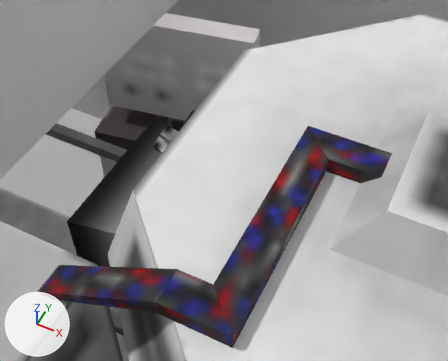
Before and after pictures for a commit that changed the OBJ model assets/eln/model/Transporter/Transporter.obj.
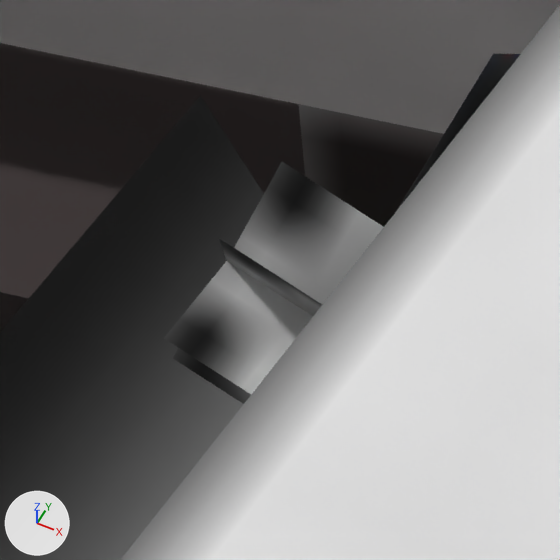
The first picture shows the older version from a 50 mm lens placed at (-0.159, -1.548, 3.108), pointed at (-0.938, 0.009, 1.162). The close-ups show both versions on the part from 29% to 45% of the width and 29% to 48% of the height of that picture; other places that the commit changed are outside them. Every picture has the same lights, and +X, +Y and +Z are marked at lower left. Where no turn or scale is listed for an object, it has been applied to the vertices. Vertices at the same position are counted once.

In view in the first close-up: 'ext_control_Plane.002', 'gyro_Plane.003', 'gyro_alpha_Plane.006', 'main', 'whiteblur'.
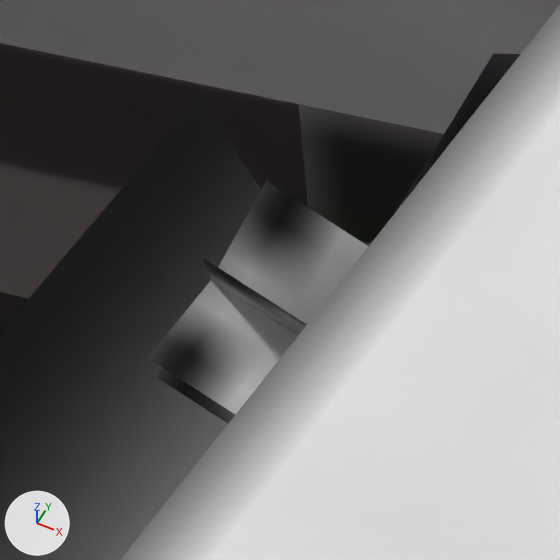
What the commit changed:
me_gyro_plane_003 is used by ob_gyro_plane_003; location (0.0, 0.0, 0.0).
me_gyro_plane_003 had 12 vertices, 6 faces and spanned x -1.263..-1.109, y -0.047..0.078, z 1.189..1.333.
me_gyro_plane_003 now has 12 vertices, 6 faces and spans x -1.263..-1.109, y -0.062..0.063, z 1.189..1.333.
me_gyro_plane_003 part 1: the loose piece of 4 vertices spanning x -1.245..-1.127, y -0.047..0.078, z 1.239..1.282 is moved by (0.0, -0.016, 0.0).
me_gyro_plane_003 part 2: the loose piece of 4 vertices spanning x -1.263..-1.109, y -0.016..0.047, z 1.189..1.333 is moved by (0.0, -0.016, 0.0).
me_gyro_plane_003 part 3: the loose piece of 4 vertices spanning x -1.263..-1.109, y -0.016..0.047, z 1.189..1.333 is rebuilt with 4 vertices and now spans x -1.263..-1.109, y -0.031..0.031, z 1.189..1.333.

Where the change shows, as pixel boxes [x1, y1, x2, y2] in the close-ups (560 x 560 px; the box of a moved part takes in the faces that stretch with it):
'gyro_Plane.003', reshaped
    before: [164, 162, 384, 404]
    after: [148, 181, 368, 423]
part 1 of me_gyro_plane_003, moved or reshaped
    before: [164, 261, 313, 394]
    after: [148, 280, 297, 415]
part 2 of me_gyro_plane_003, moved or reshaped
    before: [219, 238, 322, 316]
    after: [203, 258, 307, 336]
part 3 of me_gyro_plane_003, rebuilt
    before: [173, 162, 384, 404]
    after: [157, 181, 368, 423]
